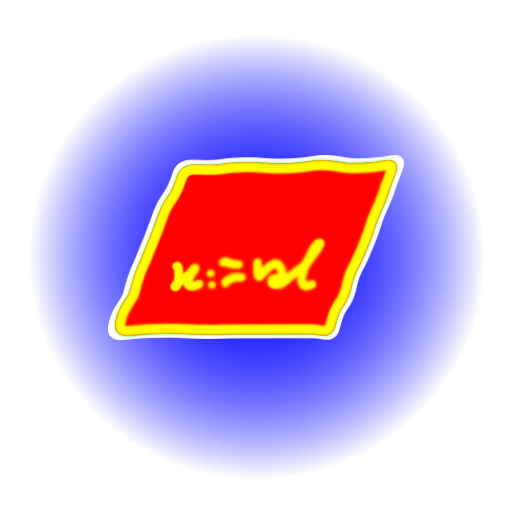
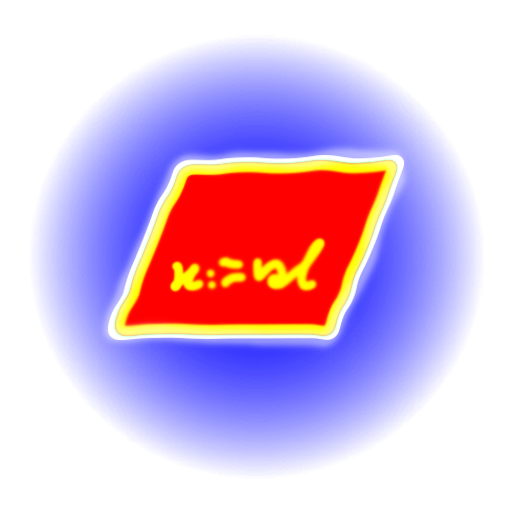
Revision of a layered 512x512 image; what changed, layer by layer:
renamed "Слой 12" to "Group 1", blend addition → normal, painted on it over [99, 143, 410, 353]
removed layer "Слой 11" (was addition) over [115, 160, 397, 336]
removed layer "Слой 8" (was addition) over [99, 143, 410, 353]
